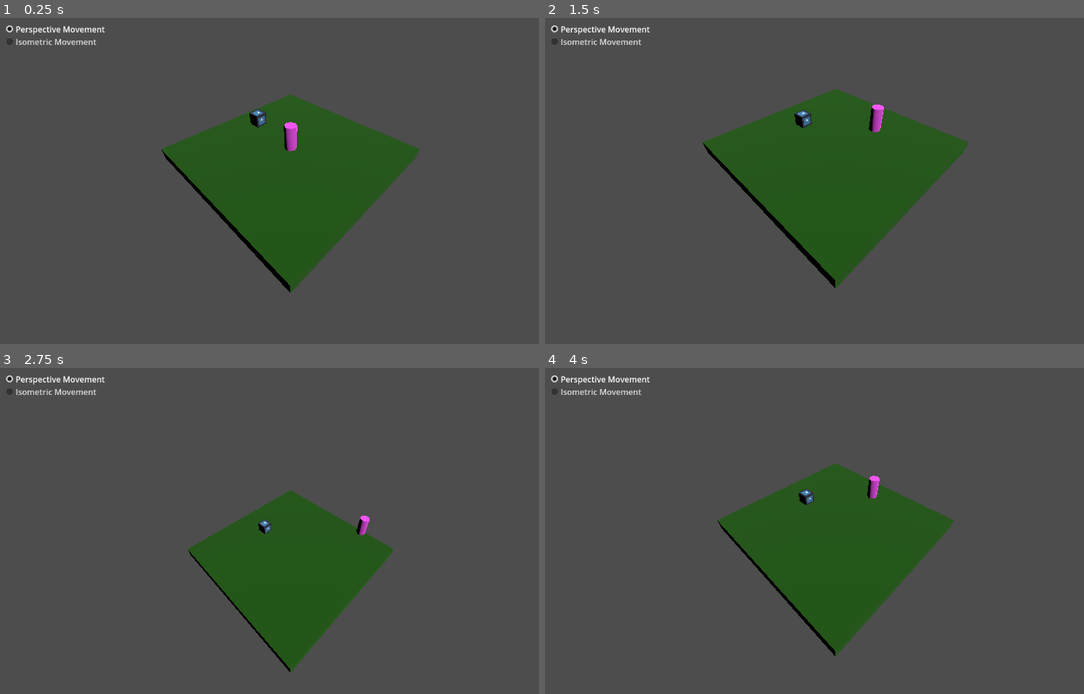
Above: before the commit, frames 1-4 (two rows, left to right).
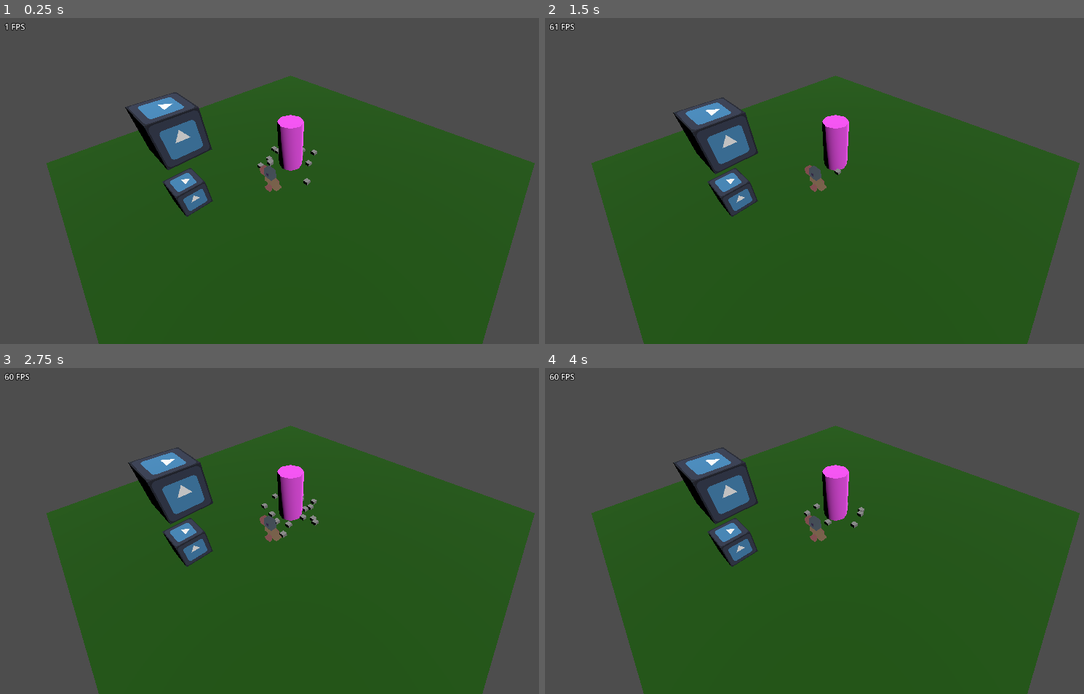
Above: after the commit, the same moments.

Repository: williammartinek22/Chicken-Revolution
Game: Godot game, scene res://test.tscn
Two runs of this game, one before a commit and one after it. Both use one fixed random seed, a clock stepped at 60 frames per second and the inputs below. The engine's default icon, where the game draws it, is replaced by a stand-in: a white triangle on a blue panel in a dark square.
Inputs:
- Up to frame 1 (0.25 s): no input
- Up to frame 2 (1.5 s): tap Enter (ui_accept) at 0.5 s; hold Right (ui_right) 0.53-1.28 s; hold Enter (ui_accept) 0.53-1.28 s; hold Down (ui_down) from 1.28 s (still down); tap Ctrl at 1.35 s
- Up to frame 3 (2.75 s): tap Enter (ui_accept) at 1.52, 1.55, 1.82, 2.3 s; release Down (ui_down) at 2.03 s; hold Right (ui_right) from 2.03 s (still down); hold Shift from 2.03 s (still down)
- Up to frame 4 (4 s): release Right (ui_right) at 2.78 s; release Shift at 2.78 s; hold Up (ui_up) 2.78-3.53 s; tap Enter (ui_accept) at 2.85, 3.02, 3.32, 3.77, 3.8 s; hold Left (ui_left) from 3.53 s (still down); hold Ctrl from 3.53 s (still down)

The runs differ from the first frame. In frame 1, 45% of the frame differs, in the area x 0-100%, y 1-100%; in frame 2, 45%; in frame 3, 48%; in frame 4, 46%.

Commit message:
Added jump buffer and dust particle effect on landing

Diff:
--- a/CharacterController.gd
+++ b/CharacterController.gd
@@ -4,17 +4,33 @@
 const SPEED = 5.0
 const JUMP_VELOCITY = 4.5
 
-# Get the gravity from the project settings to be synced with RigidBody nodes.
 var default_gravity = ProjectSettings.get_setting("physics/3d/default_gravity")
 var gravity = default_gravity
+@export var perspectiveMovement = true
+var canJump = true
+var jumpBuffer = false
+var landing = false
 
 func _physics_process(delta):
-	# Add the gravity.
+	# pull player to the ground, use jump buffer, and trigger dust effect on landing
 	if not is_on_floor():
 		velocity.y -= gravity * delta
+		landing = true
+		if canJump and !jumpBuffer:
+			jumpBuffer = true
+			await get_tree().create_timer(.4).timeout
+			jumpBuffer = false
+			canJump = false
+	else:
+		if landing:
+			$GPUParticles3D.restart()
+			landing = false
+		canJump = true
+		jumpBuffer = false
 
 	# Handle jump.
-	if Input.is_action_just_pressed("ui_accept") and is_on_floor():
+	if Input.is_action_just_pressed("ui_accept") and canJump:
+		canJump = false
 		velocity.y = JUMP_VELOCITY
 
 	if Input.is_action_pressed("ui_accept") and !is_on_floor() and velocity.y < 0:
@@ -22,10 +38,34 @@
 	else:
 		gravity = default_gravity
 
-	# Get the input direction and handle the movement/deceleration.
-	# As good practice, you should replace UI actions with custom gameplay actions.
-	var input_dir = Input.get_vector("ui_left", "ui_right", "ui_up", "ui_down")
-	var direction = (transform.basis * Vector3(input_dir.x, 0, input_dir.y)).normalized()
+	var input_dir = Vector3.ZERO
+
+	if Input.is_key_pressed(KEY_W):
+		if (perspectiveMovement):
+			input_dir += (Vector3(SPEED * delta,0,-SPEED * delta))
+		else:
+			input_dir += (Vector3(SPEED * delta,0,0))
+
+	if Input.is_key_pressed(KEY_S):
+		if (perspectiveMovement):
+			input_dir += (Vector3(-SPEED * delta,0,SPEED * delta))
+		else:
+			input_dir += (Vector3(-SPEED * delta,0,0))
+
+	if Input.is_key_pressed(KEY_A):
+		if (perspectiveMovement):
+			input_dir += (Vector3(-SPEED*delta,0,-SPEED*delta))
+		else:
+			input_dir += (Vector3(0,0,-SPEED * delta))
+
+	if Input.is_key_pressed(KEY_D):
+		if (perspectiveMovement):
+			input_dir += (Vector3(SPEED*delta,0,SPEED*delta))
+		else:
+			input_dir += (Vector3(0,0,SPEED * delta))
+
+
+	var direction = (transform.basis * input_dir).normalized()
 	if direction:
 		velocity.x = direction.x * SPEED
 		velocity.z = direction.z * SPEED
--- /dev/null
+++ b/FPS_counter.gd
@@ -0,0 +1,5 @@
+extends RichTextLabel
+
+
+func _physics_process(delta: float) -> void:
+	text = str(Engine.get_frames_per_second()) + " FPS"
--- a/Isometric_Camera.gd
+++ b/Isometric_Camera.gd
@@ -10,6 +10,7 @@
 
 # Called every frame. 'delta' is the elapsed time since the previous frame.
 func _process(delta):
+	return
 	perspectiveMovement = $Control/CheckBox.button_pressed
 
 	if Input.is_key_pressed(KEY_W):
--- a/test.tscn
+++ b/test.tscn
@@ -1,8 +1,10 @@
-[gd_scene load_steps=11 format=3 uid="uid://ssk7yox0b3d8"]
+[gd_scene load_steps=16 format=3 uid="uid://ssk7yox0b3d8"]
 
 [ext_resource type="Texture2D" uid="uid://dsdim4tb0ned1" path="res://icon.svg" id="1_abspe"]
 [ext_resource type="Script" path="res://Isometric_Camera.gd" id="2_gx15l"]
 [ext_resource type="Script" path="res://CharacterController.gd" id="3_sgdm3"]
+[ext_resource type="PackedScene" uid="uid://bnbo0qjw4dg5u" path="res://game/player/chicken_1.gltf" id="4_s0qe2"]
+[ext_resource type="Script" path="res://FPS_counter.gd" id="5_ewcrj"]
 
 [sub_resource type="BoxShape3D" id="BoxShape3D_pve6w"]
 size = Vector3(15, 1, 15)
@@ -14,11 +16,14 @@
 emission_energy_multiplier = 0.0
 texture_filter = 0
 
-[sub_resource type="BoxShape3D" id="BoxShape3D_lidbc"]
+[sub_resource type="BoxShape3D" id="BoxShape3D_p4vs7"]
 
 [sub_resource type="StandardMaterial3D" id="StandardMaterial3D_gppt0"]
 albedo_texture = ExtResource("1_abspe")
 texture_filter = 0
+
+[sub_resource type="BoxShape3D" id="BoxShape3D_bbbr4"]
+size = Vector3(2, 2, 2)
 
 [sub_resource type="ButtonGroup" id="ButtonGroup_ttqqm"]
 
@@ -28,6 +33,27 @@
 albedo_color = Color(1, 0.329412, 0.992157, 1)
 albedo_texture = ExtResource("1_abspe")
 albedo_texture_msdf = true
+
+[sub_resource type="ParticleProcessMaterial" id="ParticleProcessMaterial_fumi6"]
+emission_shape_scale = Vector3(1, 0.1, 1)
+emission_shape = 6
+emission_ring_axis = Vector3(0, 1, 0)
+emission_ring_height = 0.0
+emission_ring_radius = 1.0
+emission_ring_inner_radius = 0.5
+angular_velocity_min = 82.76
+angular_velocity_max = 82.76
+radial_velocity_min = 1.99998
+radial_velocity_max = 1.99998
+gravity = Vector3(0, 0, 0)
+linear_accel_min = -2.23517e-06
+linear_accel_max = -2.23517e-06
+scale_min = 0.2
+scale_max = 0.2
+scale_over_velocity_min = 1.0
+scale_over_velocity_max = 1.0
+
+[sub_resource type="BoxMesh" id="BoxMesh_4mqb6"]
 
 [node name="Test" type="Node3D"]
 
@@ -44,21 +70,32 @@
 material = SubResource("StandardMaterial3D_hlo0o")
 
 [node name="Cube" type="RigidBody3D" parent="."]
-transform = Transform3D(1, 0, 0, 0, 1, 0, 0, 0, 1, 0, 1, -4)
+transform = Transform3D(1, 0, 0, 0, 1, 0, 0, 0, 1, -4, 0, -1)
 
 [node name="CollisionShape3D" type="CollisionShape3D" parent="Cube"]
-shape = SubResource("BoxShape3D_lidbc")
+shape = SubResource("BoxShape3D_p4vs7")
 
 [node name="CSGBox3D" type="CSGBox3D" parent="Cube"]
+material = SubResource("StandardMaterial3D_gppt0")
+
+[node name="Cube2" type="RigidBody3D" parent="."]
+transform = Transform3D(1, 0, 0, 0, 1, 0, 0, 0, 1, -3, 1, -4)
+
+[node name="CollisionShape3D" type="CollisionShape3D" parent="Cube2"]
+shape = SubResource("BoxShape3D_bbbr4")
+
+[node name="CSGBox3D" type="CSGBox3D" parent="Cube2"]
+size = Vector3(2, 2, 2)
 material = SubResource("StandardMaterial3D_gppt0")
 
 [node name="Pivot" type="Node3D" parent="."]
 script = ExtResource("2_gx15l")
 
 [node name="Camera3D" type="Camera3D" parent="Pivot"]
-transform = Transform3D(0.707107, 0.5, -0.5, 0, 0.707107, 0.707107, 0.707107, -0.5, 0.5, -10, 10, 10)
+transform = Transform3D(0.707107, 0.5, -0.5, 0, 0.707107, 0.707107, 0.707107, -0.5, 0.5, -5, 5, 5)
 
 [node name="Control" type="Control" parent="Pivot"]
+visible = false
 layout_mode = 3
 anchors_preset = 0
 offset_right = 127.0
@@ -86,12 +123,47 @@
 [node name="DirectionalLight3D" type="DirectionalLight3D" parent="."]
 transform = Transform3D(1, 0, 0, 0, 0.508681, 0.860955, 0, -0.860955, 0.508681, 0, 18.2237, 13.5717)
 
-[node name="CharacterBody3D" type="CharacterBody3D" parent="."]
-transform = Transform3D(1, 0, 0, 0, 1, 0, 0, 0, 1, 0, 1, 0)
+[node name="Player" type="CharacterBody3D" parent="."]
+transform = Transform3D(1, 0, 0, 0, 1, 0, 0, 0, 1, 0, 0.5, 0)
 script = ExtResource("3_sgdm3")
 
-[node name="CollisionShape3D" type="CollisionShape3D" parent="CharacterBody3D"]
+[node name="CollisionShape3D" type="CollisionShape3D" parent="Player"]
 shape = SubResource("CapsuleShape3D_rqxx4")
 
-[node name="CSGCylinder3D" type="CSGCylinder3D" parent="CharacterBody3D"]
+[node name="CSGCylinder3D" type="CSGCylinder3D" parent="Player"]
 material = SubResource("StandardMaterial3D_mgcn2")
+
+[node name="Camera3D" type="Camera3D" parent="Player"]
+transform = Transform3D(0.707107, 0.5, -0.5, 0, 0.707107, 0.707107, 0.707107, -0.5, 0.5, -5, 5, 5)
+current = true
+
+[node name="GPUParticles3D" type="GPUParticles3D" parent="Player"]
+transform = Transform3D(-1, 8.74228e-08, 0, -8.74228e-08, -1, 0, 0, 0, 1, 0, -0.97, 0)
+emitting = false
+amount = 16
+lifetime = 0.8
+one_shot = true
+explosiveness = 0.7
+randomness = 1.0
+process_material = SubResource("ParticleProcessMaterial_fumi6")
+draw_pass_1 = SubResource("BoxMesh_4mqb6")
+
+[node name="chicken_1" parent="." instance=ExtResource("4_s0qe2")]
+transform = Transform3D(0.125, 0, 0, 0, 0.125, 0, 0, 0, 0.125, -2, -0.5, 0)
+
+[node name="Control" type="Control" parent="."]
+layout_mode = 3
+anchors_preset = 0
+offset_right = 40.0
+offset_bottom = 40.0
+
+[node name="RichTextLabel" type="RichTextLabel" parent="Control"]
+layout_mode = 0
+offset_left = 9.0
+offset_top = 7.0
+offset_right = 86.0
+offset_bottom = 47.0
+theme_override_colors/font_outline_color = Color(0, 0, 0, 1)
+theme_override_constants/outline_size = 5
+text = "0 FPS"
+script = ExtResource("5_ewcrj")
Not shown: 2 places in game/map/mesh_library.tres that only renumber resources
